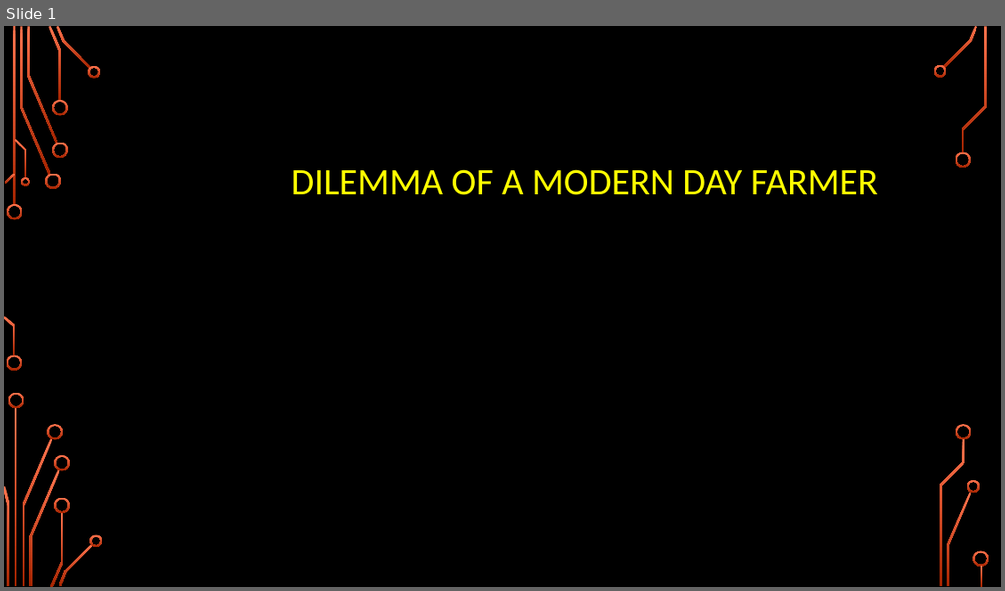
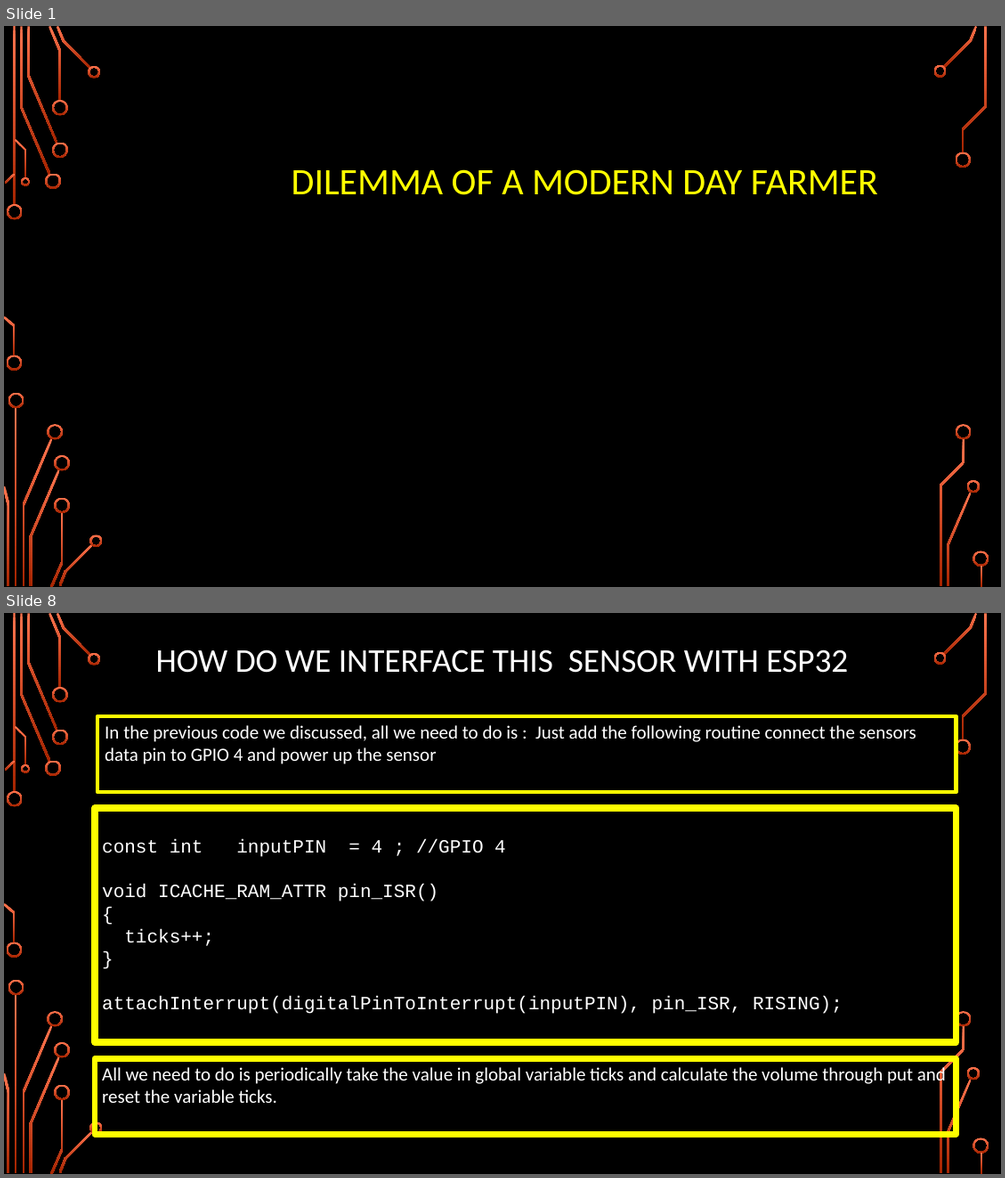
Before and after one commit to girishsukukumar/IoTWorkshop, a slide deck: Module-4.pptx. Shown one above the other, each under a label of ours: slide 1 before the commit, slides 1 and 8 after it; the slides between them are not shown. The pictures are 1005x591 and 1005x1178 pixels, drawn with LibreOffice and Linux fonts; fonts in the diff are those of the drawing; background and template pictures are left out. Boxes give left, top, right and bottom in pixels: in the first picture for what was removed or moved away, otherwise in the second. Text is boxed around its words. In the diff, an @@ line names an element or a change of style, - is before the commit and + after.

```diff
--- a/Module-4.pptx
+++ b/Module-4.pptx
@@ slide 8 added at (x1=4, y1=613, x2=1001, y2=1174), background picture (left out); not listed: 36 template elements that a slide beside it also shows @@
@@ title added at (x1=156, y1=649, x2=848, y2=673), 32 pt, text #FFFFFF @@
+HOW DO WE INTERFACE THIS SENSOR WITH ESP32
@@ rectangle added at (x1=97, y1=716, x2=956, y2=792), outline #FFFF00 4 pt, 18 pt, text #FFFFFF @@
+In the previous code we discussed, all we need to do is : Just add the following routine connect the sensors
+data pin to GPIO 4 and power up the sensor
@@ rectangle added at (x1=95, y1=808, x2=956, y2=1042), outline #FFFF00 6.5 pt, 18 pt, text #FFFFFF @@
+const int inputPIN = 4 ; //GPIO 4
+void ICACHE_RAM_ATTR pin_ISR()
+{
+ticks++;
+}
+attachInterrupt(digitalPinToInterrupt(inputPIN), pin_ISR, RISING);
@@ rectangle added at (x1=95, y1=1059, x2=956, y2=1135), outline #FFFF00 5.75 pt, 18 pt, text #FFFFFF @@
+All we need to do is periodically take the value in global variable ticks and calculate the volume through put and reset the variable ticks.
```
Also in this commit, not shown: 7 other slides added, 2 slides removed.
